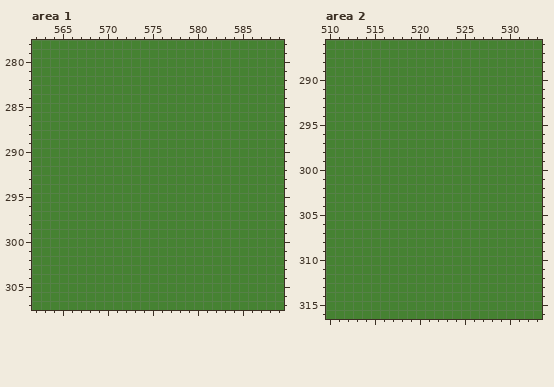
Two states of a pixel-art file, images/unsorted/sword in the stone practice.aseprite. The picture above was drawn from the file before the commit.
615x700 pixels, 1 frame. Colours within 5 levels of each other are drawn and written as one. Shown: area 1: x 562..589, y 278..307; area 2: x 510..533, y 286..316. The commit also changed other parts of the picture, which this record leaves out.
The same view after the edit:
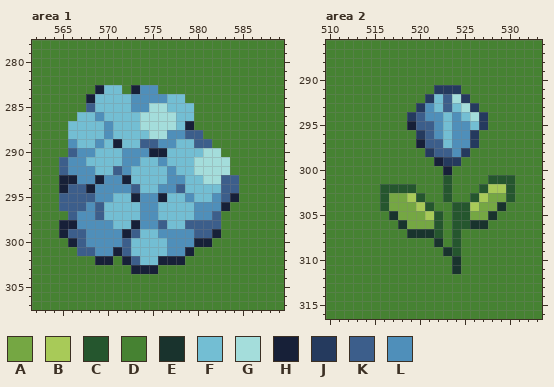
Palette (. is transparent): A #75a743  B #a8ca58  C #25562e  D #468232  E #19332d  F #73bed3  G #a4dddb  H #172038  J #253a5e  K #3c5e8b  L #4f8fba
Change:
--- area 1, layer "Objects"
@@ x 562..589 @@
 282 DDDDDDDDDDDDDDDDDDDDDDDDDDDD
-283 DDDDDDDDDDDDDDDDDDDDDDDDDDDD
-284 DDDDDDDDDDDDDDDDDDDDDDDDDDDD
-285 DDDDDDDDDDDDDDDDDDDDDDDDDDDD
-286 DDDDDDDDDDDDDDDDDDDDDDDDDDDD
-287 DDDDDDDDDDDDDDDDDDDDDDDDDDDD
-288 DDDDDDDDDDDDDDDDDDDDDDDDDDDD
-289 DDDDDDDDDDDDDDDDDDDDDDDDDDDD
-290 DDDDDDDDDDDDDDDDDDDDDDDDDDDD
-291 DDDDDDDDDDDDDDDDDDDDDDDDDDDD
-292 DDDDDDDDDDDDDDDDDDDDDDDDDDDD
-293 DDDDDDDDDDDDDDDDDDDDDDDDDDDD
-294 DDDDDDDDDDDDDDDDDDDDDDDDDDDD
-295 DDDDDDDDDDDDDDDDDDDDDDDDDDDD
-296 DDDDDDDDDDDDDDDDDDDDDDDDDDDD
-297 DDDDDDDDDDDDDDDDDDDDDDDDDDDD
-298 DDDDDDDDDDDDDDDDDDDDDDDDDDDD
-299 DDDDDDDDDDDDDDDDDDDDDDDDDDDD
-300 DDDDDDDDDDDDDDDDDDDDDDDDDDDD
-301 DDDDDDDDDDDDDDDDDDDDDDDDDDDD
-302 DDDDDDDDDDDDDDDDDDDDDDDDDDDD
-303 DDDDDDDDDDDDDDDDDDDDDDDDDDDD
+283 DDDDDDDHFFDHLLDDDDDDDDDDDDDD
+284 DDDDDDHFFFFLLLLFFDDDDDDDDDDD
+285 DDDDDDKFFFFLLGGFFFDDDDDDDDDD
+286 DDDDDFFLFFFFGGGGFFDDDDDDDDDD
+287 DDDDFFFFLFFFGGGGFHDDDDDDDDDD
+288 DDDDFFFFLFFFFGGLLKKDDDDDDDDD
+289 DDDDLFFLFHFFKKLLFFKKDDDDDDDD
+290 DDDDKLLFFFLLLHHFFFFGGDDDDDDD
+291 DDDKLLFFFFLLFFLFFFGGGGDDDDDD
+292 DDDKLLLFFKLFFFFLFFGGGGDDDDDD
+293 DDDHHLLHLLHFFFFLLFFGGKKDDDDD
+294 DDDHKKHLLLLKFFLLKFFFFKKDDDDD
+295 DDDKKKKLLFFHLLHFFLFFLKHDDDDD
+296 DDDKKKLKFFFFLLFFFFLLLHDDDDDD
+297 DDDDKLLKFFFFLLFFFFLLKDDDDDDD
+298 DDDHHLLLLFFHLLKFFKKKKDDDDDDD
+299 DDDHKKLLLLHKFFLLLLKKHDDDDDDD
+300 DDDDHKLLLLKFFFFLLLHHDDDDDDDD
+301 DDDDDKKLLHKFFFFLLHDDDDDDDDDD
+302 DDDDDDDHHDHKFFHHHDDDDDDDDDDD
+303 DDDDDDDDDDDHHHDDDDDDDDDDDDDD
 304 DDDDDDDDDDDDDDDDDDDDDDDDDDDD
--- area 2, layer "Objects"
@@ x 510..533 @@
 290 DDDDDDDDDDDDDDDDDDDDDDDD
-291 DDDDDDDDDDDDDDDDDDDDDDDD
-292 DDDDDDDDDDDDDDDDDDDDDDDD
-293 DDDDDDDDDDDDDDDDDDDDDDDD
-294 DDDDDDDDDDDDDDDDDDDDDDDD
-295 DDDDDDDDDDDDDDDDDDDDDDDD
-296 DDDDDDDDDDDDDDDDDDDDDDDD
-297 DDDDDDDDDDDDDDDDDDDDDDDD
-298 DDDDDDDDDDDDDDDDDDDDDDDD
-299 DDDDDDDDDDDDDDDDDDDDDDDD
-300 DDDDDDDDDDDDDDDDDDDDDDDD
-301 DDDDDDDDDDDDDDDDDDDDDDDD
-302 DDDDDDDDDDDDDDDDDDDDDDDD
-303 DDDDDDDDDDDDDDDDDDDDDDDD
-304 DDDDDDDDDDDDDDDDDDDDDDDD
-305 DDDDDDDDDDDDDDDDDDDDDDDD
-306 DDDDDDDDDDDDDDDDDDDDDDDD
-307 DDDDDDDDDDDDDDDDDDDDDDDD
-308 DDDDDDDDDDDDDDDDDDDDDDDD
-309 DDDDDDDDDDDDDDDDDDDDDDDD
-310 DDDDDDDDDDDDDDDDDDDDDDDD
-311 DDDDDDDDDDDDDDDDDDDDDDDD
+291 DDDDDDDDDDDDJJJDDDDDDDDD
+292 DDDDDDDDDDDJFKGJDDDDDDDD
+293 DDDDDDDDDDJLFKFGJDDDDDDD
+294 DDDDDDDDDJKLLFLFGJDDDDDD
+295 DDDDDDDDDHKKLFLLFJDDDDDD
+296 DDDDDDDDDDJKLFLLJDDDDDDD
+297 DDDDDDDDDDHKKFLLJDDDDDDD
+298 DDDDDDDDDDDJKKLJDDDDDDDD
+299 DDDDDDDDDDDDHJJDDDDDDDDD
+300 DDDDDDDDDDDDDHDDDDDDDDDD
+301 DDDDDDDDDDDDDCDDDDCCCDDD
+302 DDDDDDCCCCDDDCDDDCBBCDDD
+303 DDDDDDCAABCDDCDDCBAACDDD
+304 DDDDDDCAAABCDDCCBAAEDDDD
+305 DDDDDDDEAAABCDCCAAEDDDDD
+306 DDDDDDDDEAAACDCCEEDDDDDD
+307 DDDDDDDDDEEECDCDDDDDDDDD
+308 DDDDDDDDDDDDEDCDDDDDDDDD
+309 DDDDDDDDDDDDDECDDDDDDDDD
+310 DDDDDDDDDDDDDDEDDDDDDDDD
+311 DDDDDDDDDDDDDDEDDDDDDDDD
 312 DDDDDDDDDDDDDDDDDDDDDDDD
Boxes around the changes in both pictures, in picture pixels (x1, y1, x2, y2):
changed: (59, 85, 239, 274)
changed: (380, 85, 515, 274)
